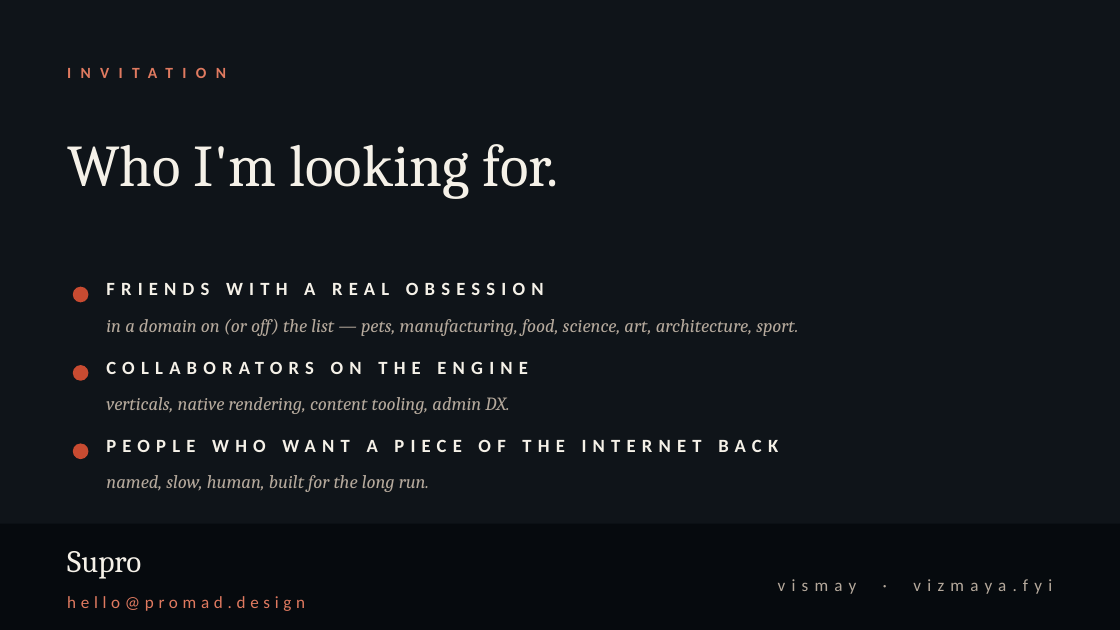
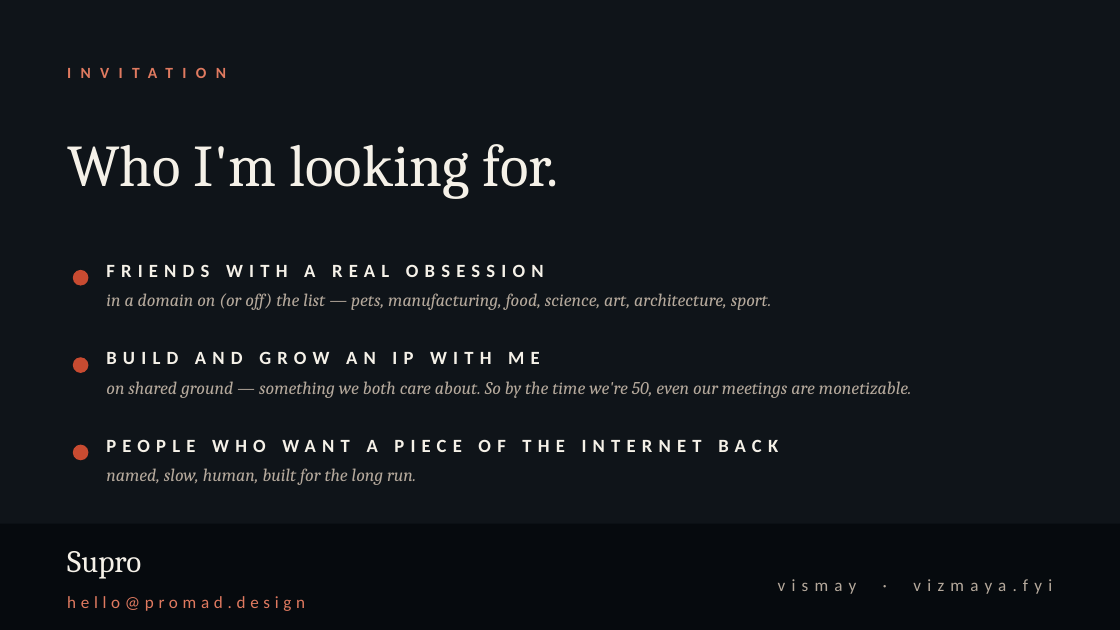
Before and after one commit to suprabho/vismay, a slide deck: slide 13 of brand/vismay-deck.pptx. Drawn at 1120x630 pixels with LibreOffice and Linux fonts; fonts in the diff are those of the drawing. Boxes give left, top, right and bottom in pixels: in the first picture for what was removed or moved away, otherwise in the second. Text is boxed around its words. In the diff, an @@ line names an element or a change of style, - is before the commit and + after.

```diff
--- a/brand/vismay-deck.pptx
+++ b/brand/vismay-deck.pptx
@@ text "FRIENDS WITH A REAL OBSESSION": place and size @@
-text "FRIENDS WITH A REAL OBSESSION" at bbox=[106, 282, 544, 295]
+text "FRIENDS WITH A REAL OBSESSION" at bbox=[106, 264, 544, 277]
@@ ellipse: place and size @@
-ellipse at bbox=[73, 287, 88, 302]
+ellipse at bbox=[73, 270, 88, 286]
@@ text "in a domain on (or ...": place and size @@
-text "in a domain on (or ..." at bbox=[106, 319, 798, 336]
+text "in a domain on (or ..." at bbox=[106, 293, 772, 310]
@@ text "in a domain on (or ..." at bbox=[106, 293, 772, 310]: size 12 to 11.5 pt; vertical alignment middle to top @@
@@ ellipse: place and size @@
-ellipse at bbox=[73, 365, 88, 381]
+ellipse at bbox=[73, 357, 88, 373]
@@ text at bbox=[106, 352, 540, 364]: text changed @@
-COLLABORATORS ON THE ENGINE
+BUILD AND GROW AN IP WITH ME
@@ text at bbox=[106, 381, 912, 398]: text changed; size 12 to 11.5 pt @@
-verticals, native rendering, content tooling, admin DX.
+on shared ground — something we both care about. So by the time we're 50, even our meetings are monetizable.
@@ text "on shared ground — something ..." at bbox=[106, 381, 912, 398]: vertical alignment middle to top @@
@@ text "named, slow, human, built for ..." at bbox=[106, 468, 416, 485]: size 12 to 11.5 pt; vertical alignment middle to top @@
```
Also in this commit, not shown: 6 other files.
